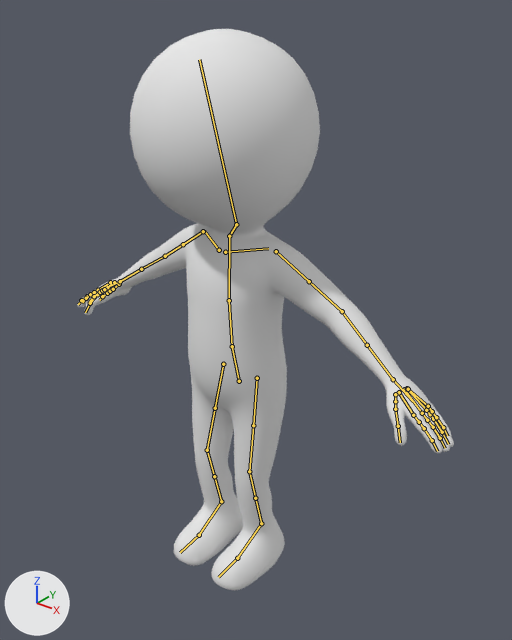
An edit to the Blender file Alpha_Randalf.blend, drawn before and after from the same camera.
One viewpoint serves both versions: a 50 mm lens placed at (1.78, -2.05, 2.56), pointed at (0.03, 0.14, 1.21). The axes (+X, +Y, +Z) are drawn at lower left. The lights are the same throughout. The bones that bend it are drawn over the model as lines.
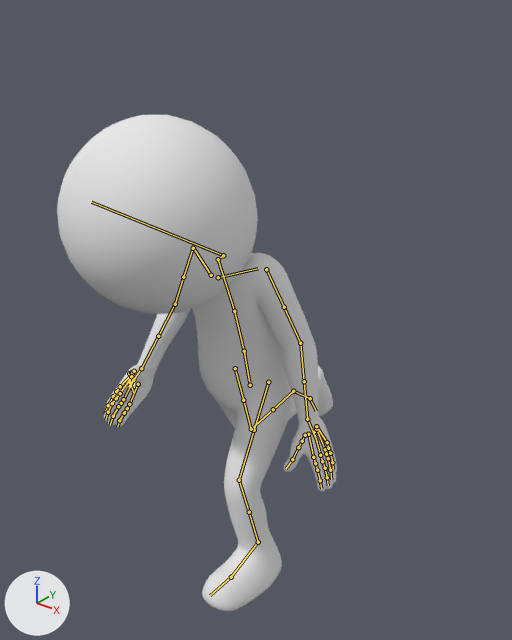
The newer file adds an action. The first version stands in its rest pose; the second is drawn at frame 30 of the action 'Running'.

Changed parts and their boxes [x1, y1, x2, y2] in the pictures (512 x 640 px):
'Mesh.006', posed (26% narrower, 12% shorter)
    before: [77, 29, 454, 591]
    after: [57, 115, 337, 611]

The change in detail:
Bone 'root' (bone_root) moves from (0.0, 0.0, 0.0) to (-0.108, -0.257, -0.057).
Bone 'neck' (bone_neck) turns from (0, 0, 0) to (-94, 24, -39) degrees about its own x, y and z.
Bone 'thumb.01.L' (bone_thumb_01_l) turns from (0, 0, 0) to (8, -11, 8) degrees about its own x, y and z.
Bone 'upper_arm_pole.L' (bone_upper_arm_pole_l) moves from (0.0, 0.0, 0.0) to (-0.119, -0.306, -0.117).
Bone 'thumb.02.R' (bone_thumb_02_r) turns from (0, 0, 0) to (15, 6, -1) degrees about its own x, y and z.
Bone 'hand_ik.R' (bone_hand_ik_r) moves from (0.0, 0.0, 0.0) to (0.512, -0.001, -0.176).
Bone 'hand_ik.R' (bone_hand_ik_r) turns from (0, 0, 0) to (35, 44, -57) degrees about its own x, y and z.
Bone 'hand_ik.L' (bone_hand_ik_l) moves from (0.0, 0.0, 0.0) to (-0.252, 0.238, -0.257).
Bone 'hand_ik.L' (bone_hand_ik_l) turns from (0, 0, 0) to (33, 4, -5) degrees about its own x, y and z.
Bone 'head' (bone_head) turns from (0, 0, 0) to (20, -2, 6) degrees about its own x, y and z.
Bone 'foot_ik.R' (bone_foot_ik_r) moves from (0.0, 0.0, 0.0) to (0.117, 0.847, 0.429).
Bone 'foot_ik.R' (bone_foot_ik_r) turns from (0, 0, 0) to (-115, 0, 0) degrees about its own x, y and z.
Bone 'foot_ik.L' (bone_foot_ik_l) moves from (0.0, 0.0, 0.0) to (0.214, 0.095, 0.119).
Bone 'foot_ik.L' (bone_foot_ik_l) turns from (0, 0, 0) to (6, 0, 0) degrees about its own x, y and z.
Bone 'thigh_pole.L' (bone_thigh_pole_l) moves from (0.0, 0.0, 0.0) to (-0.033, -0.039, -0.147).
Bone 'torso' (bone_torso) moves from (0.0, 0.0, 0.0) to (0.12, 0.321, 0.01).
Bone 'ribs' (bone_ribs) turns from (0, 0, 0) to (23, 0, 0) degrees about its own x, y and z.
